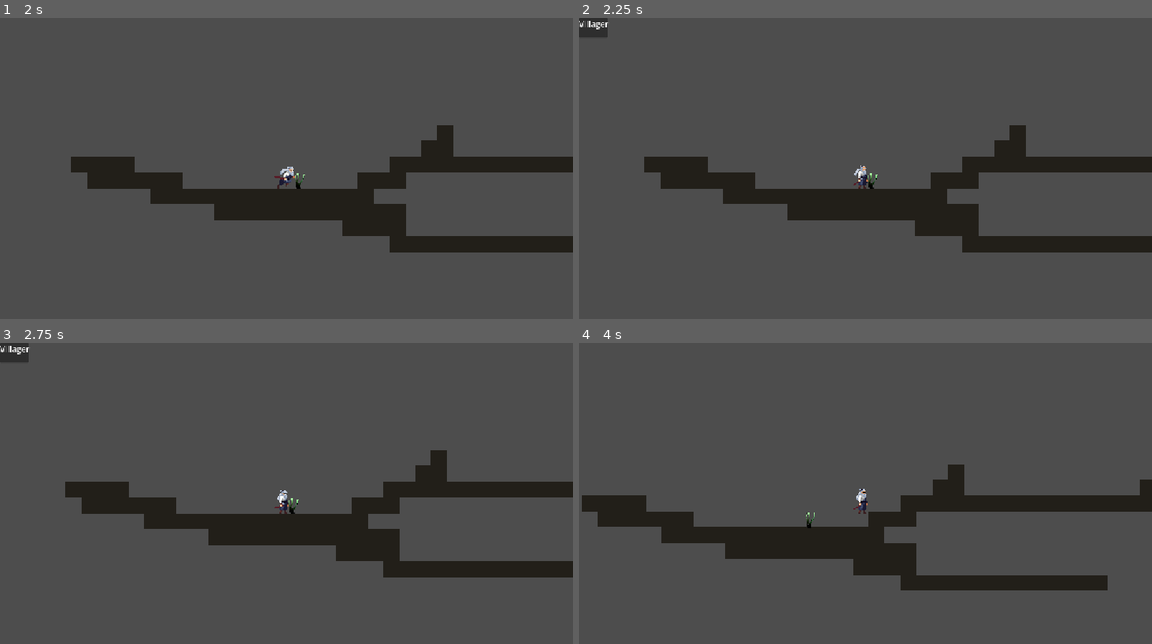
Above: before the commit, frames 1-4 (two rows, left to right).
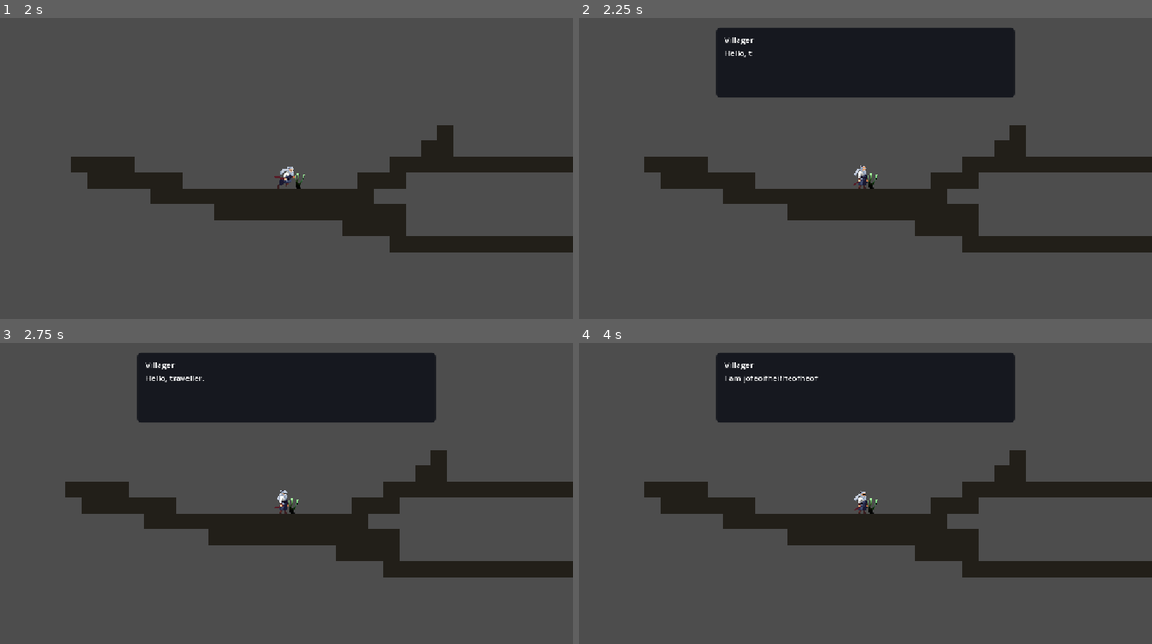
Above: after the commit, the same moments.

Repository: prayaashh/Gameeee
Game: Godot game, scene res://scenes/game.tscn
The game is run twice, just before and just after one commit, with the same random seed, the same clock (stepped at 60 frames per second) and the same inputs.
Inputs:
- Up to frame 1 (2 s): hold Space (attack) 0.53-1.28 s; hold Right (move_right) from 0.53 s (still down); tap Up (jump) at 0.77, 1.52 s; tap D (dash) at 1.35 s
- Up to frame 2 (2.25 s): release Right (move_right) at 2.03 s; hold Left (move_left) from 2.03 s (still down); hold E (interact) from 2.03 s (still down)
- Up to frame 3 (2.75 s): keep holding Left (move_left); keep holding E (interact)
- Up to frame 4 (4 s): tap Enter at 2.75 s; release Left (move_left) at 2.78 s; release E (interact) at 2.78 s; hold Right (move_right) from 2.78 s (still down); tap Space (attack) at 2.85 s; tap Up (jump) at 3.02, 3.77 s; tap D (dash) at 3.6 s

Frame 1 is identical in both runs. In frame 2, 12% of the frame differs, in the area x 0-77%, y 0-27%; in frame 3, 12%; in frame 4, 28%, in the area x 0-100%, y 3-83%.

Commit message:
fixed npc and added pause menu
fixed basic npc using OpenChamber
template for further work
also added pause menu using OpenChamber
also created document to help with ui art transition later

Diff:
--- a/project.godot
+++ b/project.godot
@@ -23,6 +23,7 @@
 
 GameState="*uid://bj5f33jqx7bbd"
 Dialogue="*uid://cesdcdyru10js"
+PauseMenu="*res://scenes/pause_menu.tscn"
 
 [display]
 
--- a/scenes/dialogue.tscn
+++ b/scenes/dialogue.tscn
@@ -1,13 +1,35 @@
 [gd_scene format=3 uid="uid://cesdcdyru10js"]
 
 [ext_resource type="Script" uid="uid://5qgcgt3vrsgt" path="res://scripts/autoload/dialogue.gd" id="1_jwyou"]
+
+[sub_resource type="StyleBoxFlat" id="StyleBoxFlat_dlg"]
+content_margin_left = 16.0
+content_margin_top = 12.0
+content_margin_right = 16.0
+content_margin_bottom = 12.0
+bg_color = Color(0.05, 0.06, 0.09, 0.85)
+corner_radius_top_left = 8
+corner_radius_top_right = 8
+corner_radius_bottom_right = 8
+corner_radius_bottom_left = 8
 
 [node name="Dialogue" type="CanvasLayer" unique_id=1589216622]
 script = ExtResource("1_jwyou")
 
 [node name="Panel" type="PanelContainer" parent="." unique_id=1694159951]
-offset_right = 40.0
-offset_bottom = 40.0
+anchors_preset = 5
+anchor_left = 0.5
+anchor_top = 0.0
+anchor_right = 0.5
+anchor_bottom = 0.0
+offset_left = -300.0
+offset_top = 20.0
+offset_right = 300.0
+offset_bottom = 160.0
+grow_horizontal = 2
+grow_vertical = 1
+custom_minimum_size = Vector2(0, 140)
+theme_override_styles/panel = SubResource("StyleBoxFlat_dlg")
 
 [node name="VBoxContainer" type="VBoxContainer" parent="Panel" unique_id=1103689447]
 layout_mode = 2
@@ -17,6 +39,14 @@
 
 [node name="TextLabel" type="RichTextLabel" parent="Panel/VBoxContainer" unique_id=913278987]
 layout_mode = 2
+custom_minimum_size = Vector2(0, 70)
+size_flags_vertical = 3
+theme_override_font_sizes/font_size = 20
+bbcode_enabled = false
+autowrap_mode = 3
+fit_content = false
 
 [node name="ChoiceBox" type="HBoxContainer" parent="Panel/VBoxContainer" unique_id=1432070654]
 layout_mode = 2
+custom_minimum_size = Vector2(0, 30)
+alignment = 1
--- a/scenes/npc.tscn
+++ b/scenes/npc.tscn
@@ -19,6 +19,15 @@
 
 [node name="NPC" type="Node2D" unique_id=1255174449]
 script = ExtResource("1_nh2m4")
+dialogue = Array[String](["Hello, traveller.", "I am jofeoifheifheofheof", "fehfshfuherfoheofh", "nice to meet you"])
+question = "will you find my lantern"
+accept_lines = Array[String](["thank you", "i shall meet you again"])
+decline_lines = Array[String](["sad", ":(((((((((((((("])
+decline_again_lines = Array[String](["test decline_again_lines"])
+flag_name = "found_lantern"
+repeat_lines = Array[String](["have you found it yet"])
+complete_flag = "found_lantern_done"
+complete_lines = Array[String](["thank you traveller!"])
 
 [node name="AnimatedSprite2D" type="AnimatedSprite2D" parent="." unique_id=253022725]
 position = Vector2(4, 2.0000076)
@@ -33,7 +42,14 @@
 shape = SubResource("RectangleShape2D_rv78h")
 
 [node name="Prompt" type="Label" parent="." unique_id=764784531]
-offset_left = -20.0
-offset_top = -58.0
-offset_right = 27.0
-offset_bottom = 87.0
+z_index = 10
+offset_left = -16.0
+offset_top = -44.0
+offset_right = 24.0
+offset_bottom = -20.0
+theme_override_colors/font_outline_color = Color(0, 0, 0, 1)
+theme_override_constants/outline_size = 4
+theme_override_font_sizes/font_size = 16
+text = "E"
+horizontal_alignment = 1
+vertical_alignment = 1
--- /dev/null
+++ b/scenes/pause_menu.tscn
@@ -0,0 +1,65 @@
+[gd_scene format=3]
+
+[ext_resource type="Script" path="res://scripts/autoload/pause_menu.gd" id="1_pause"]
+
+[sub_resource type="StyleBoxFlat" id="StyleBoxFlat_pn"]
+content_margin_left = 20.0
+content_margin_top = 16.0
+content_margin_right = 20.0
+content_margin_bottom = 16.0
+bg_color = Color(0.06, 0.07, 0.1, 0.94)
+corner_radius_top_left = 10
+corner_radius_top_right = 10
+corner_radius_bottom_right = 10
+corner_radius_bottom_left = 10
+
+[node name="PauseMenu" type="CanvasLayer"]
+process_mode = 3
+layer = 100
+script = ExtResource("1_pause")
+
+[node name="Dim" type="ColorRect" parent="."]
+anchors_preset = 15
+anchor_right = 1.0
+anchor_bottom = 1.0
+grow_horizontal = 2
+grow_vertical = 2
+color = Color(0, 0, 0, 0.5)
+
+[node name="Center" type="CenterContainer" parent="."]
+anchors_preset = 15
+anchor_right = 1.0
+anchor_bottom = 1.0
+grow_horizontal = 2
+grow_vertical = 2
+
+[node name="Panel" type="PanelContainer" parent="Center"]
+layout_mode = 2
+custom_minimum_size = Vector2(260, 0)
+theme_override_styles/panel = SubResource("StyleBoxFlat_pn")
+
+[node name="VBox" type="VBoxContainer" parent="Center/Panel"]
+layout_mode = 2
+theme_override_constants/separation = 10
+
+[node name="Title" type="Label" parent="Center/Panel/VBox"]
+layout_mode = 2
+theme_override_font_sizes/font_size = 28
+text = "Paused"
+horizontal_alignment = 1
+
+[node name="ResumeButton" type="Button" parent="Center/Panel/VBox"]
+layout_mode = 2
+text = "Resume"
+
+[node name="RestartButton" type="Button" parent="Center/Panel/VBox"]
+layout_mode = 2
+text = "Restart"
+
+[node name="QuitButton" type="Button" parent="Center/Panel/VBox"]
+layout_mode = 2
+text = "Quit"
+
+[connection signal="pressed" from="Center/Panel/VBox/ResumeButton" to="." method="_on_resume_pressed"]
+[connection signal="pressed" from="Center/Panel/VBox/RestartButton" to="." method="_on_restart_pressed"]
+[connection signal="pressed" from="Center/Panel/VBox/QuitButton" to="." method="_on_quit_pressed"]
--- /dev/null
+++ b/scripts/autoload/pause_menu.gd
@@ -0,0 +1,30 @@
+extends CanvasLayer
+
+@onready var resume_button: Button = $Center/Panel/VBox/ResumeButton
+
+func _ready() -> void:
+	visible = false
+
+func _unhandled_input(event: InputEvent) -> void:
+	if not event.is_action_pressed("esc"):
+		return
+	if Dialogue.active:                 # the dialogue owns Esc while it is open
+		return
+	get_viewport().set_input_as_handled()
+	set_paused(not get_tree().paused)
+
+func set_paused(paused: bool) -> void:
+	get_tree().paused = paused
+	visible = paused
+	if paused:
+		resume_button.grab_focus.call_deferred()
+
+func _on_resume_pressed() -> void:
+	set_paused(false)
+
+func _on_restart_pressed() -> void:
+	set_paused(false)
+	get_tree().reload_current_scene()
+
+func _on_quit_pressed() -> void:
+	get_tree().quit()
--- a/scripts/npc_scripts/npc.gd
+++ b/scripts/npc_scripts/npc.gd
@@ -9,8 +9,13 @@
 @export var options: Array[String] = ["Accept", "Decline"]
 @export var accept_lines: Array[String] = []
 @export var decline_lines: Array[String] = []
+@export var decline_again_lines: Array[String] = []  # said when you talk again after declining, then the question repeats
 @export var flag_name := ""                      # set when you accept, e.g. "lantern_quest"
 @export var repeat_lines: Array[String] = []     # said when you talk to them again after accepting
+
+@export_group("Quest completion (optional)")
+@export var complete_flag := ""                  # set by the quest when it is finished; MUST differ from flag_name, e.g. "lantern_quest_done"
+@export var complete_lines: Array[String] = []   # said once complete_flag is set, instead of repeat_lines
 
 @export_group("Reaction to another NPC's quest (optional)")
 @export var react_flag := ""                     # e.g. "lantern_quest"
@@ -18,11 +23,19 @@
 
 @onready var prompt: Label = $Prompt
 var player: Player = null
+var blink_tween: Tween
+
+# used only when flag_name is left empty; the state then resets when the scene reloads
+var _accepted := false
+var _declined := false
 
 func _ready() -> void:
 	prompt.hide()
 	$InteractZone.body_entered.connect(_on_enter)
 	$InteractZone.body_exited.connect(_on_exit)
+	blink_tween = create_tween().set_loops()
+	blink_tween.tween_property(prompt, "modulate:a", 0.0, 0.4).from(1.0)
+	blink_tween.tween_property(prompt, "modulate:a", 1.0, 0.4)
 
 func _on_enter(body: Node2D) -> void:
 	if body is Player:
@@ -46,16 +59,39 @@
 
 	if react_flag != "" and GameState.has_flag(react_flag) and not react_lines.is_empty():
 		await Dialogue.say(npc_name, react_lines)
-	elif flag_name != "" and GameState.has_flag(flag_name) and not repeat_lines.is_empty():
-		await Dialogue.say(npc_name, repeat_lines)
-	elif await Dialogue.say(npc_name, dialogue) and question != "":
+	elif _quest_accepted():
+		# already accepted: completion lines once the quest is done, in-progress lines otherwise
+		if _quest_complete() and not complete_lines.is_empty():
+			await Dialogue.say(npc_name, complete_lines)
+		elif not repeat_lines.is_empty():
+			await Dialogue.say(npc_name, repeat_lines)
+	elif await Dialogue.say(npc_name, _intro_lines()) and question != "":
 		var pick := await Dialogue.choose(npc_name, question, options)
 		if pick == 0:
+			_accepted = true
 			if flag_name != "":
 				GameState.set_flag(flag_name)
 			await Dialogue.say(npc_name, accept_lines)
 		elif pick == 1:
+			_declined = true
+			if flag_name != "":
+				GameState.set_flag(flag_name + "_declined")
 			await Dialogue.say(npc_name, decline_lines)
 
 	Dialogue.close()
 	prompt.visible = player != null
+
+# first lines of a conversation: the follow-up set after a decline, the normal set otherwise
+func _intro_lines() -> Array[String]:
+	if _has_declined() and not decline_again_lines.is_empty():
+		return decline_again_lines
+	return dialogue
+
+func _quest_accepted() -> bool:
+	return _accepted or (flag_name != "" and GameState.has_flag(flag_name))
+
+func _has_declined() -> bool:
+	return _declined or (flag_name != "" and GameState.has_flag(flag_name + "_declined"))
+
+func _quest_complete() -> bool:
+	return complete_flag != "" and GameState.has_flag(complete_flag)
Not shown, added: scripts/autoload/pause_menu.gd.uid
Not shown, added: openchamber_export/UI_ART_GUIDE.md
Not shown, added: openchamber_export/UI_ART_GUIDE.pdf
